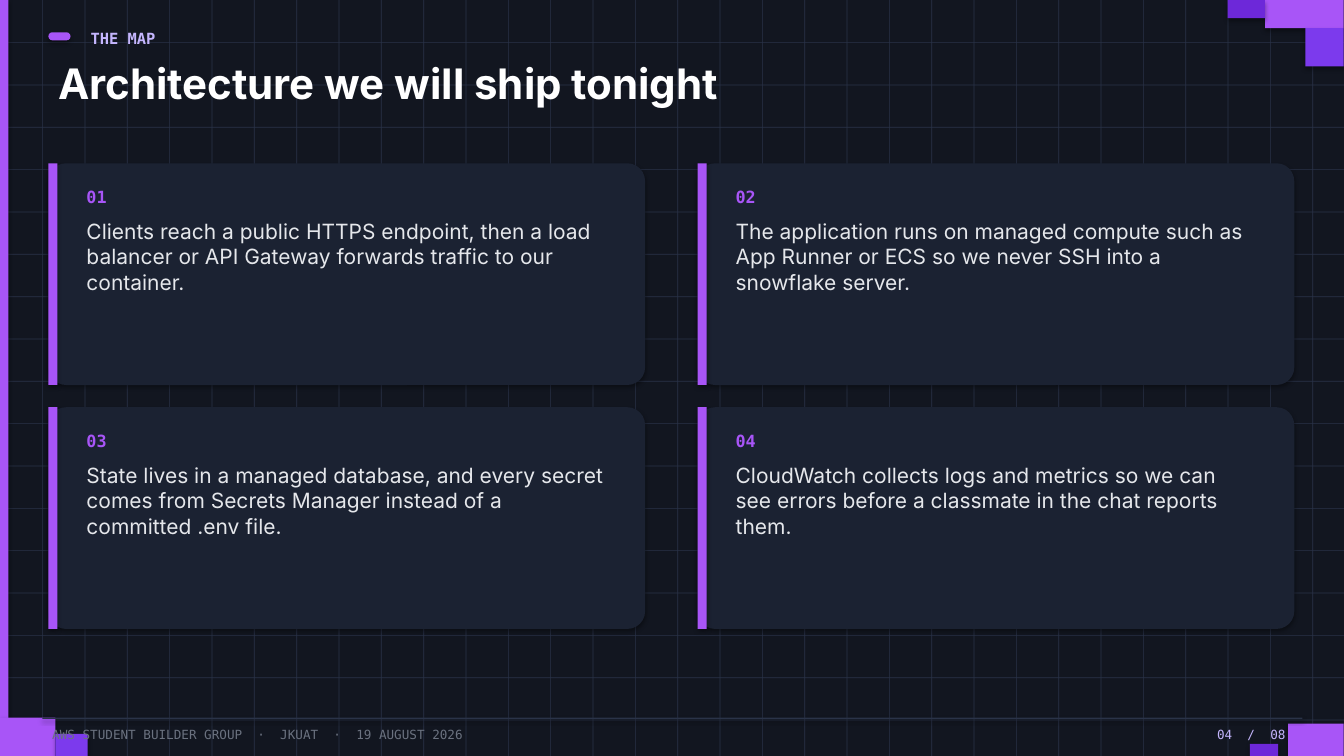
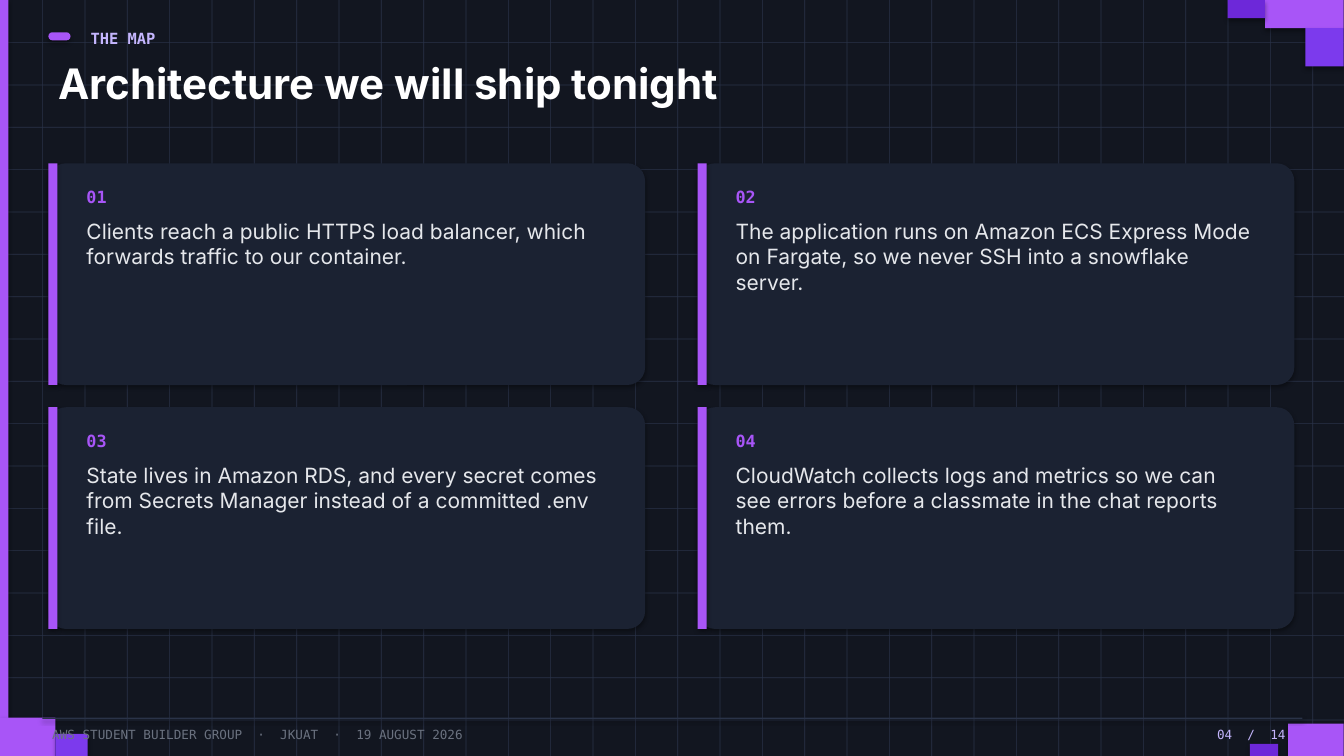
Before and after one commit to GilbertKamau/Talks, a slide deck: slide 4 of talks/2026-08-19-backend-to-cloud/From-Backend-Code-to-the-Cloud.pptx. Drawn at 1344x756 pixels with LibreOffice and Linux fonts; fonts in the diff are those of the drawing. Boxes give left, top, right and bottom in pixels: in the first picture for what was removed or moved away, otherwise in the second. Text is boxed around its words. In the diff, an @@ line names an element or a change of style, - is before the commit and + after.

```diff
--- a/talks/2026-08-19-backend-to-cloud/From-Backend-Code-to-the-Cloud.pptx
+++ b/talks/2026-08-19-backend-to-cloud/From-Backend-Code-to-the-Cloud.pptx
@@ text at [86, 223, 586, 265]: text changed @@
-Clients reach a public HTTPS endpoint, then a load balancer or API Gateway forwards traffic to our container.
+Clients reach a public HTTPS load balancer, which forwards traffic to our container.
@@ text at [736, 223, 1250, 290]: text changed @@
-The application runs on managed compute such as App Runner or ECS so we never SSH into a snowflake server.
+The application runs on Amazon ECS Express Mode on Fargate, so we never SSH into a snowflake server.
@@ text at [86, 467, 596, 534]: text changed @@
-State lives in a managed database, and every secret comes from Secrets Manager instead of a committed .env file.
+State lives in Amazon RDS, and every secret comes from Secrets Manager instead of a committed .env file.
@@ text at [1217, 729, 1285, 739]: text changed @@
-04 / 08
+04 / 14
```
Also in this commit, not shown: 7 other slides changed, 6 slides added, 1 other file.
